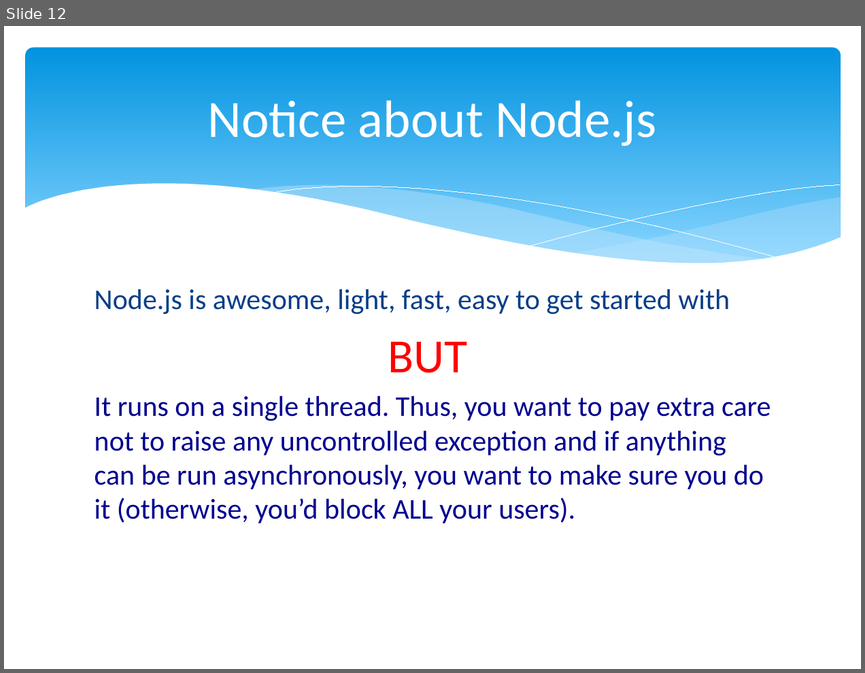
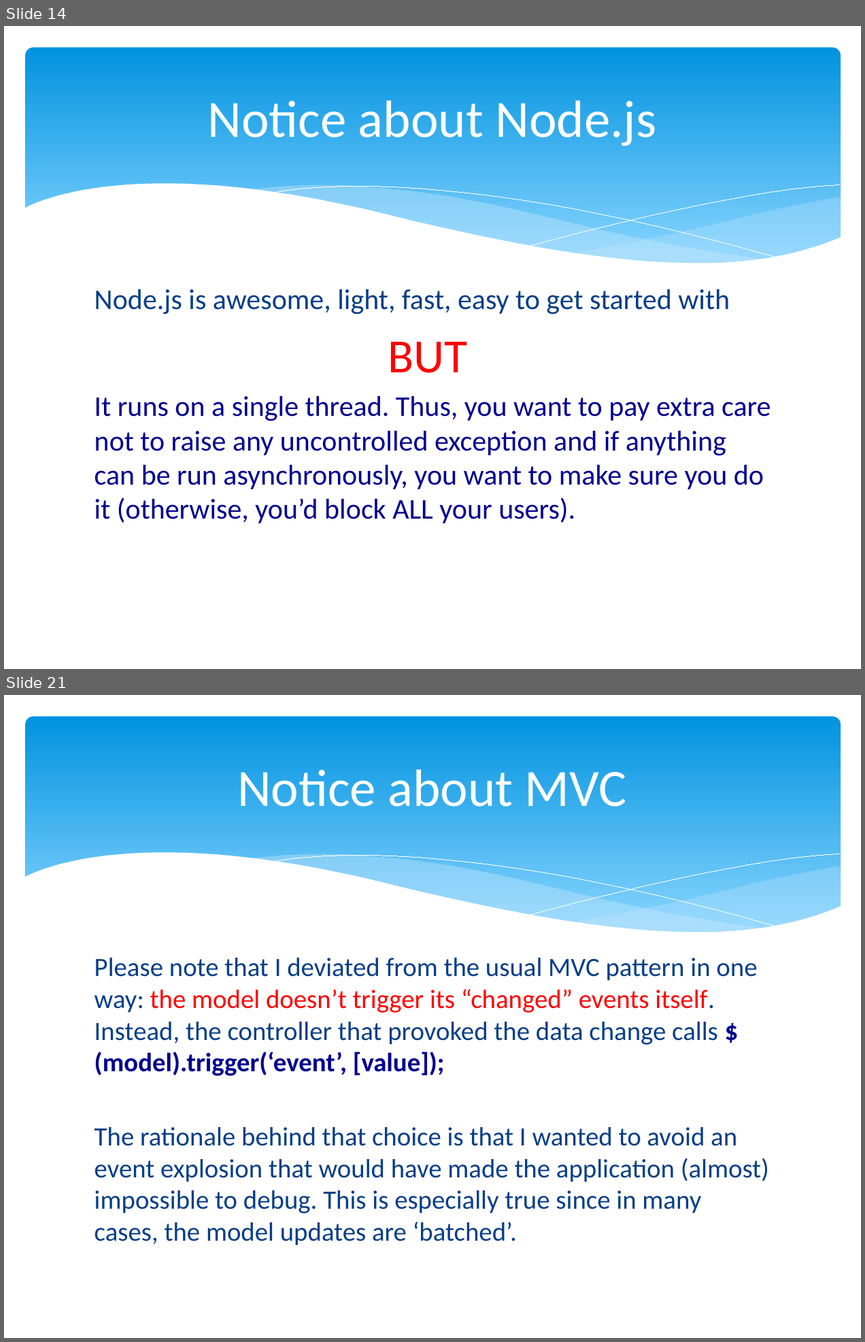
Before and after one commit to xgillard/web_alloy, a slide deck: documentation/GettingStarted.pptx. Shown one above the other, each under a label of ours: slide 12 before the commit, slides 14 and 21 after it; the slides between them are not shown. The pictures are 865x673 and 865x1342 pixels, drawn with LibreOffice and Linux fonts; fonts in the diff are those of the drawing. Boxes give left, top, right and bottom in pixels: in the first picture for what was removed or moved away, otherwise in the second. Text is boxed around its words. In the diff, an @@ line names an element or a change of style, - is before the commit and + after.

```diff
--- a/documentation/GettingStarted.pptx
+++ b/documentation/GettingStarted.pptx
@@ slide 21 added at <box>4,695,861,1338</box>, background #FFFFFF; not listed: 6 template elements that a slide beside it also shows @@
@@ title added at <box>237,769,627,807</box>, 44 pt, text #FFFFFF @@
+Notice about MVC
@@ text added at <box>94,957,769,1245</box>, 22.2 pt, text #073E87 @@
+Please note that I deviated from the usual MVC pattern in one way: the model doesn’t trigger its “changed” events itself. Instead, the controller that provoked the data change calls $(model).trigger(‘event’, [value]);
+The rationale behind that choice is that I wanted to avoid an event explosion that would have made the application (almost) impossible to debug. This is especially true since in many cases, the model updates are ‘batched’.
@@ what was slide 12 is now slide 14 @@
```
Also in this commit, not shown: 3 slides changed, 12 other slides added.
